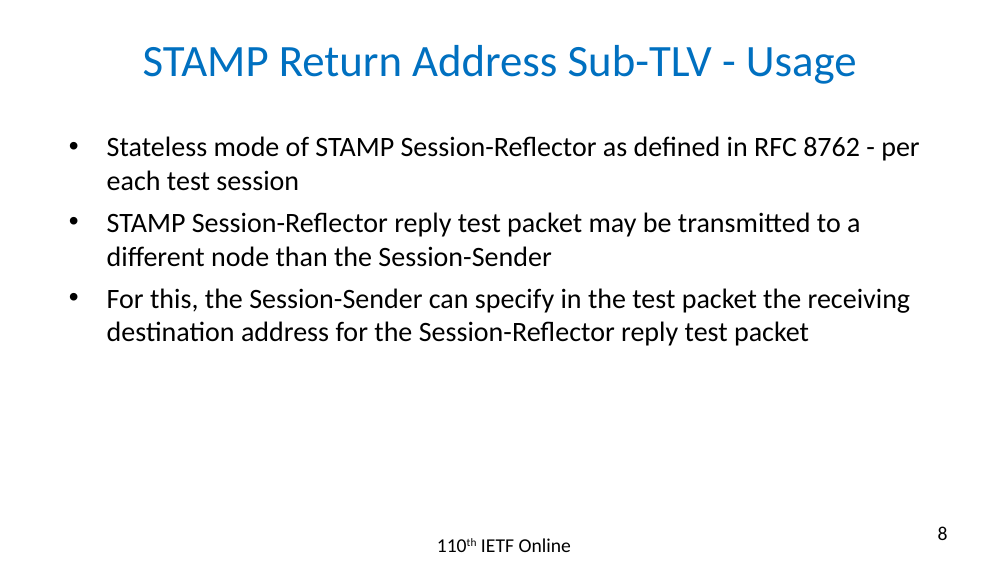
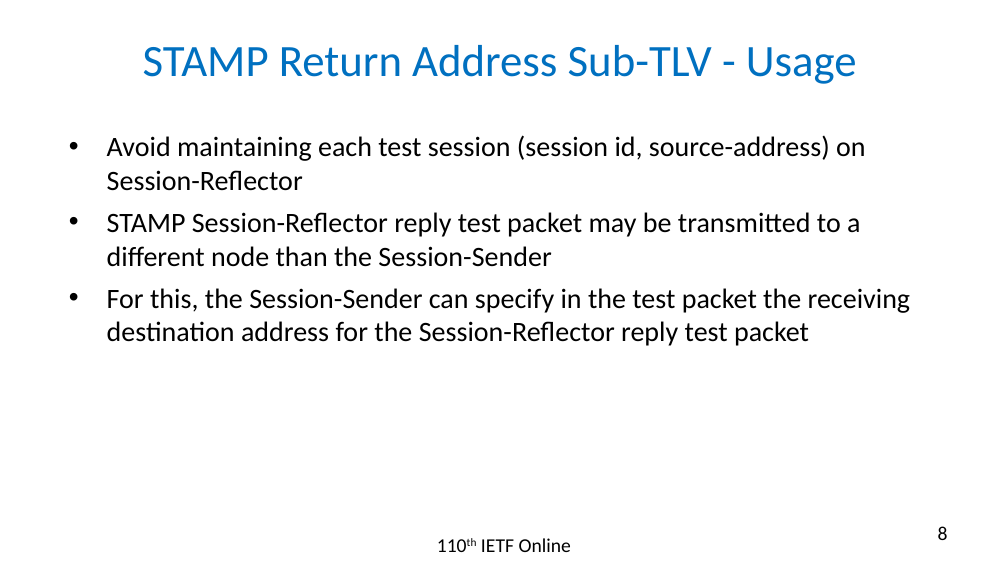
Before and after one commit to rakgandhi/ietf-slides, a slide deck: slide 8 of draft-gandhi-ippm-stamp-srpm-02.pptx. Drawn at 1008x567 pixels with LibreOffice and Linux fonts; fonts in the diff are those of the drawing. Boxes give left, top, right and bottom in pixels: in the first picture for what was removed or moved away, otherwise in the second. Text is boxed around its words. In the diff, an @@ line names an element or a change of style, - is before the commit and + after.

```diff
--- a/draft-gandhi-ippm-stamp-srpm-02.pptx
+++ b/draft-gandhi-ippm-stamp-srpm-02.pptx
@@ text at box(107, 135, 865, 191): text changed @@
-• Stateless mode of STAMP Session-Reflector as defined in RFC 8762 - per each test session
+• Avoid maintaining each test session (session id, source-address) on Session-Reflector
```
Also in this commit, not shown: 3 other slides changed, 3 other files.
